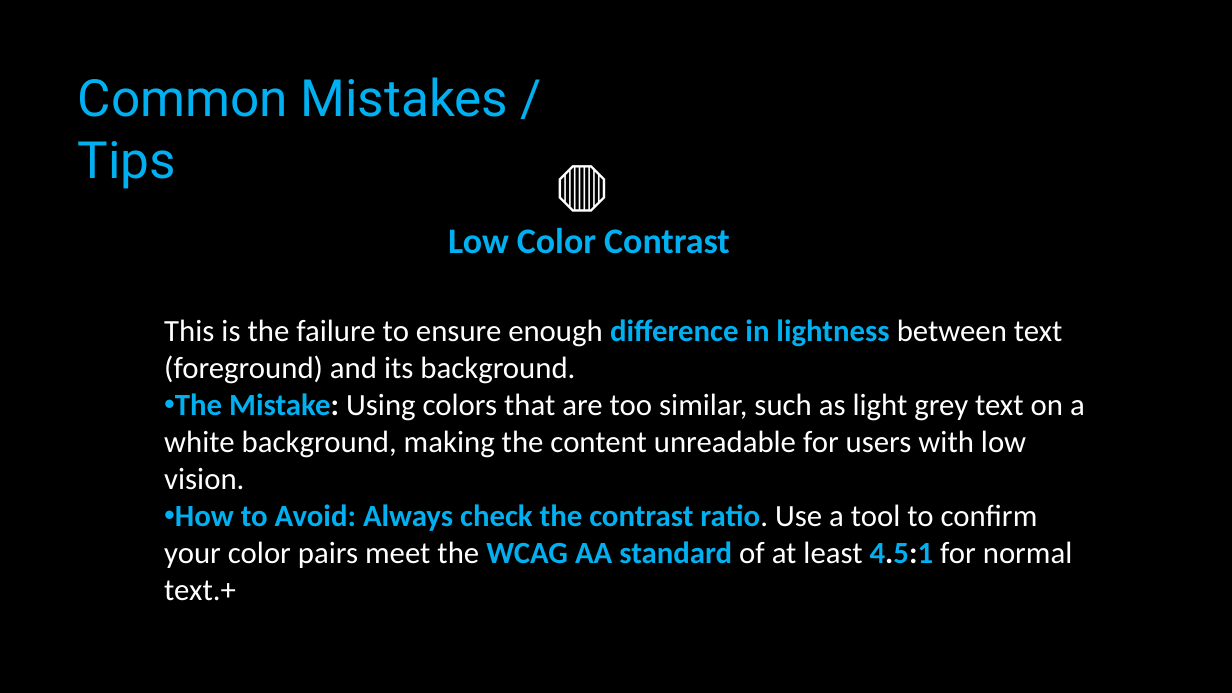
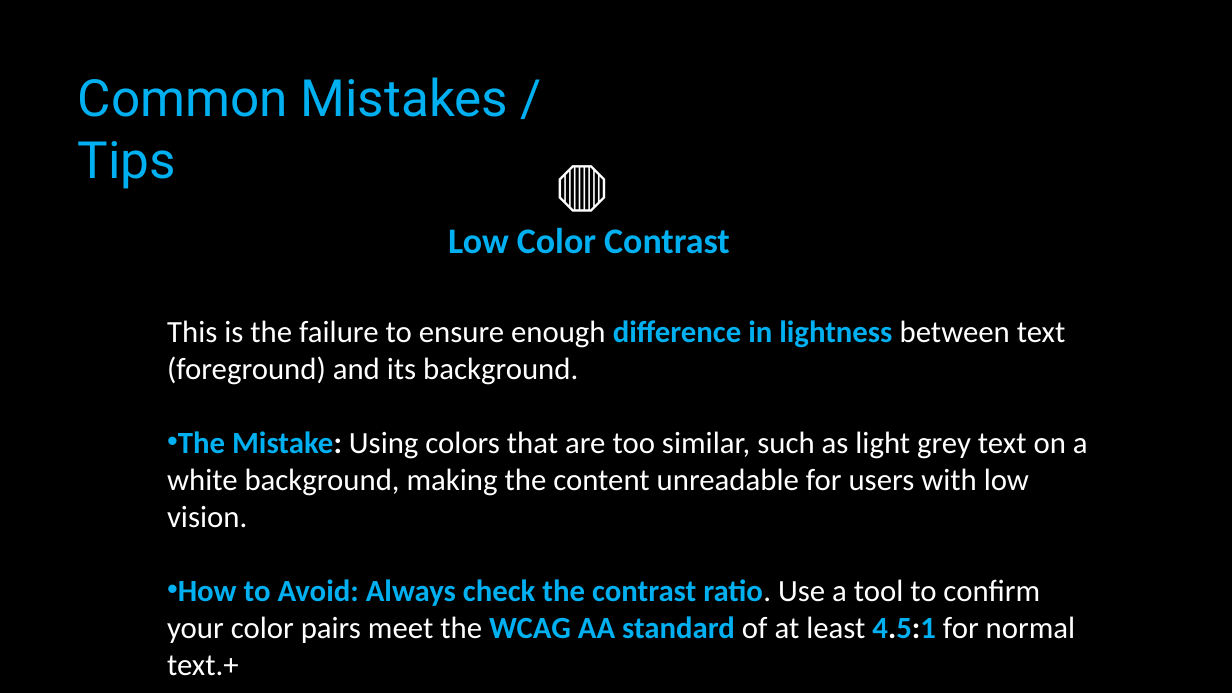
Before and after one commit to PG-09/htmlCssJavaScript, a slide deck: slide 12 of CSS Colors and Accessibility/CSS Colors and Accessibility.pptx. Drawn at 1232x693 pixels with LibreOffice and Linux fonts; fonts in the diff are those of the drawing; background and template pictures are left out. Boxes give left, top, right and bottom in pixels: in the first picture for what was removed or moved away, otherwise in the second. Text is boxed around its words. In the diff, an @@ line names an element or a change of style, - is before the commit and + after.

```diff
--- a/CSS Colors and Accessibility/CSS Colors and Accessibility.pptx
+++ b/CSS Colors and Accessibility/CSS Colors and Accessibility.pptx
@@ text "This is the failure to ..." rewrapped from bbox=[164, 319, 1085, 601] to bbox=[167, 320, 1088, 676] @@
```
Also in this commit, not shown: 2 other slides changed, 5 other files.
